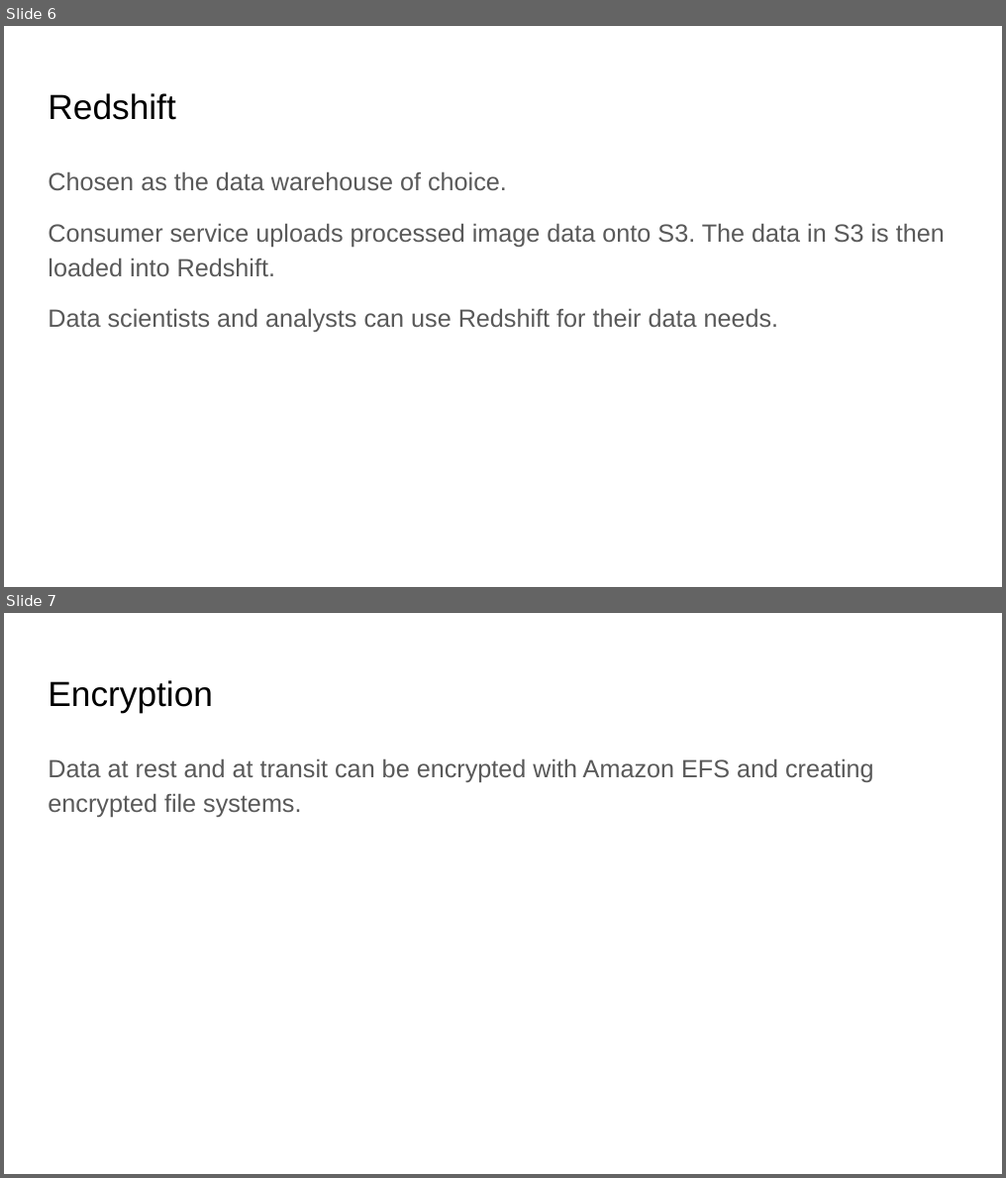
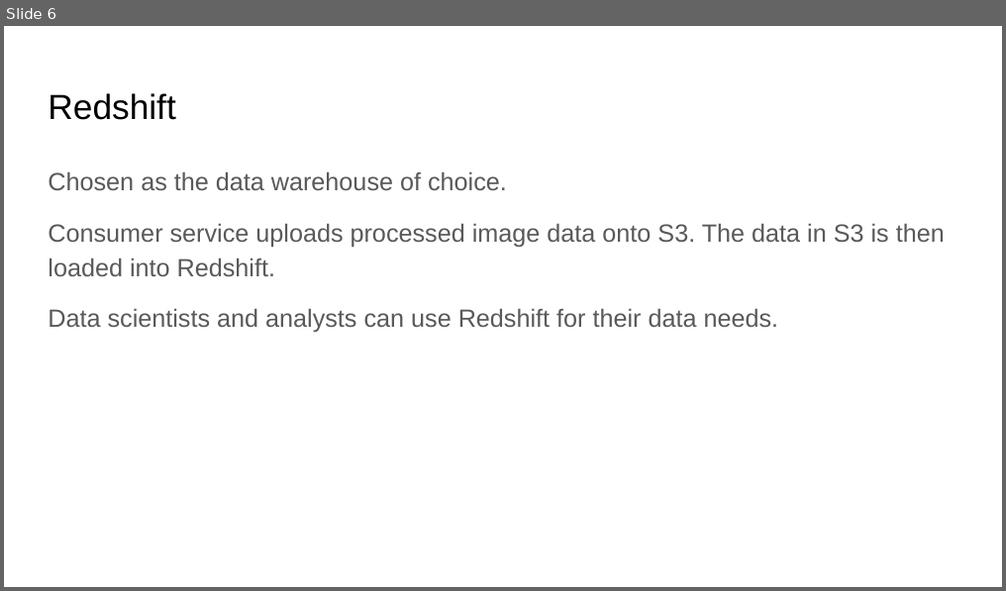
Before and after one commit to diminishin/govtech_de_assignment, a slide deck: govtech/section_3/Govtech Section 3.pptx. Shown one above the other, each under a label of ours: slides 6 and 7 before the commit, slide 6 after it. The pictures are 1006x1178 and 1006x591 pixels, drawn with LibreOffice and Linux fonts; fonts in the diff are those of the drawing. Boxes give left, top, right and bottom in pixels: in the first picture for what was removed or moved away, otherwise in the second. Text is boxed around its words. In the diff, an @@ line names an element or a change of style, - is before the commit and + after.

```diff
--- a/govtech/section_3/Govtech Section 3.pptx
+++ b/govtech/section_3/Govtech Section 3.pptx
@@ slide 7 removed at bbox=[4, 613, 1002, 1174], background #FFFFFF @@
@@ title removed at bbox=[48, 680, 213, 712] @@
-Encryption
@@ text removed at bbox=[48, 759, 874, 817] @@
-Data at rest and at transit can be encrypted with Amazon EFS and creating encrypted file systems.
```
Also in this commit, not shown: 4 slides changed, 1 slide added, 1 other file.
